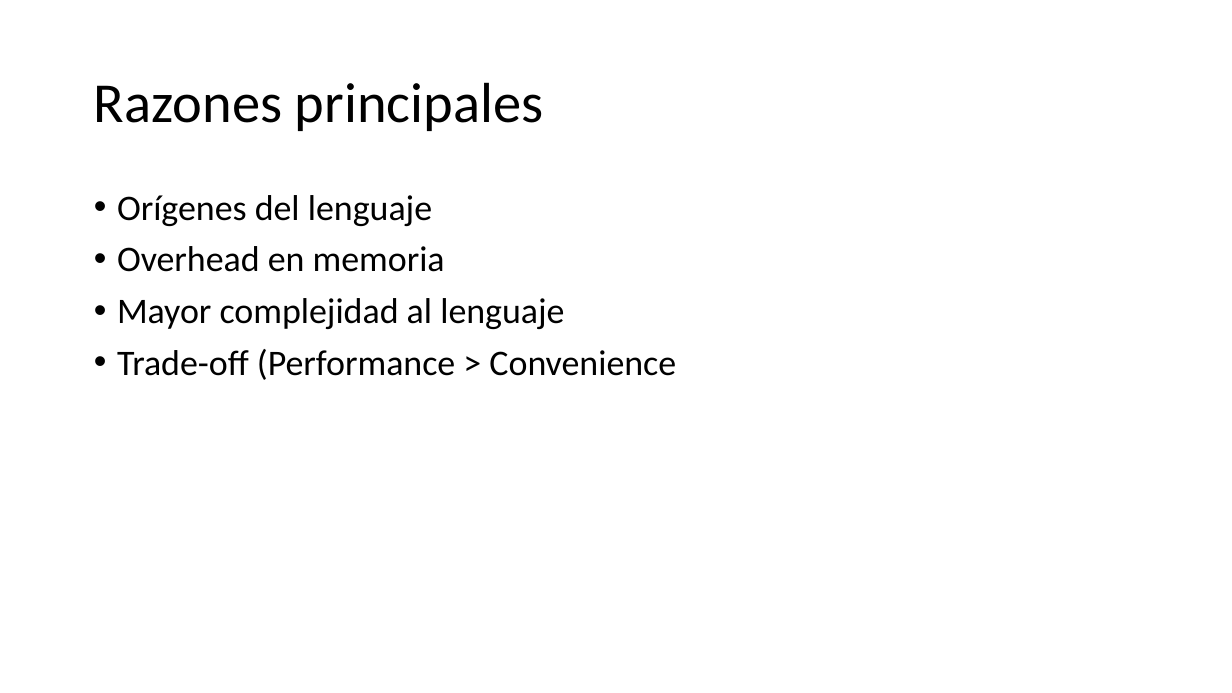
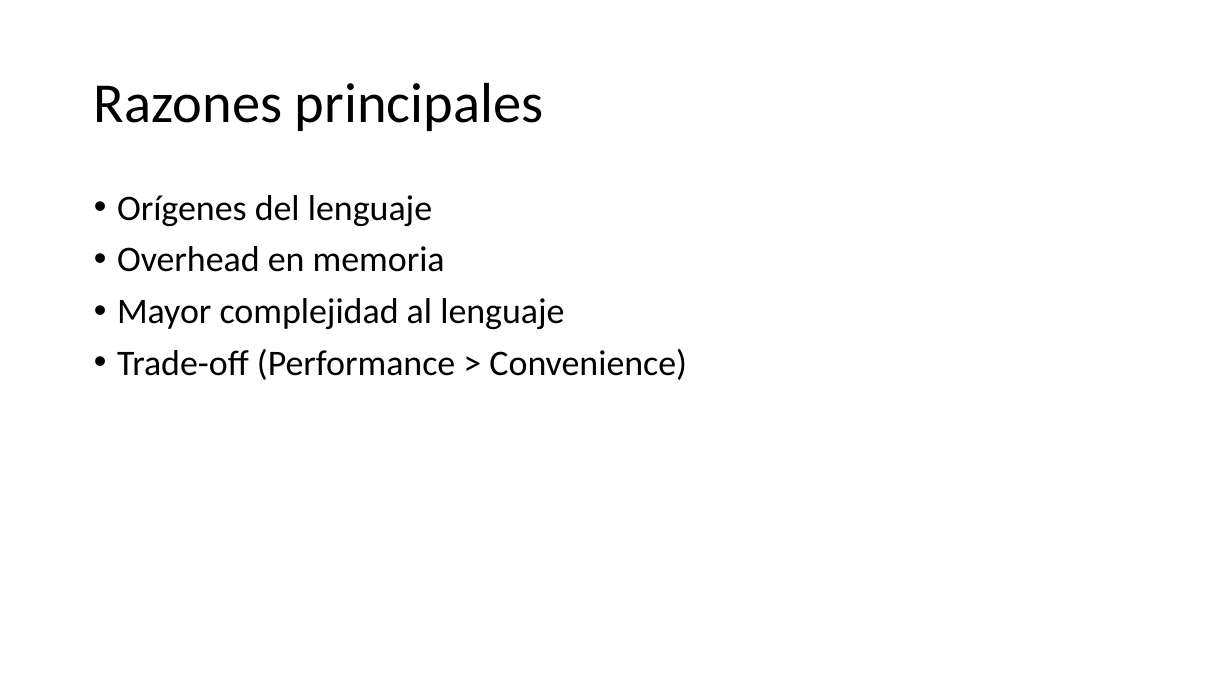
Before and after one commit to kfilella/Investigacion-Garbage-C, a slide deck: slide 2 of Recolección de Basura en C.pptx. Drawn at 1232x693 pixels with LibreOffice and Linux fonts; fonts in the diff are those of the drawing. Boxes give left, top, right and bottom in pixels: in the first picture for what was removed or moved away, otherwise in the second. Text is boxed around its words. In the diff, an @@ line names an element or a change of style, - is before the commit and + after.

```diff
--- a/Recolección de Basura en C.pptx
+++ b/Recolección de Basura en C.pptx
@@ text at [117,349,687,380]: text changed @@
-• Trade-off (Performance > Convenience
+• Trade-off (Performance > Convenience)
```
Also in this commit, not shown: 2 other slides changed.
